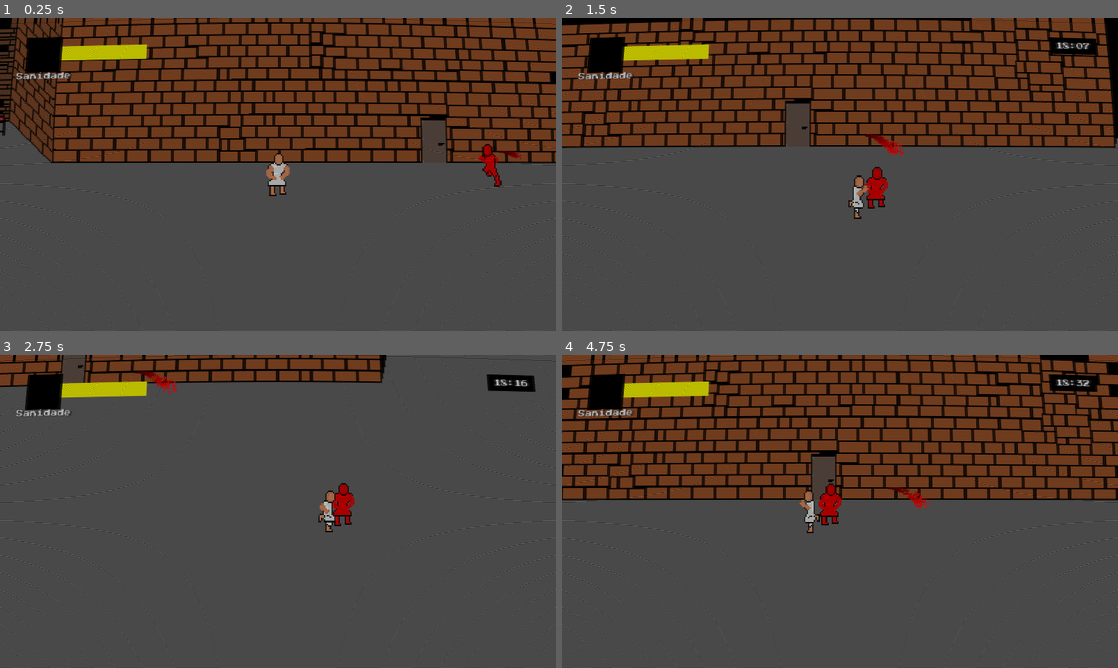
Above: before the commit, frames 1-4 (two rows, left to right).
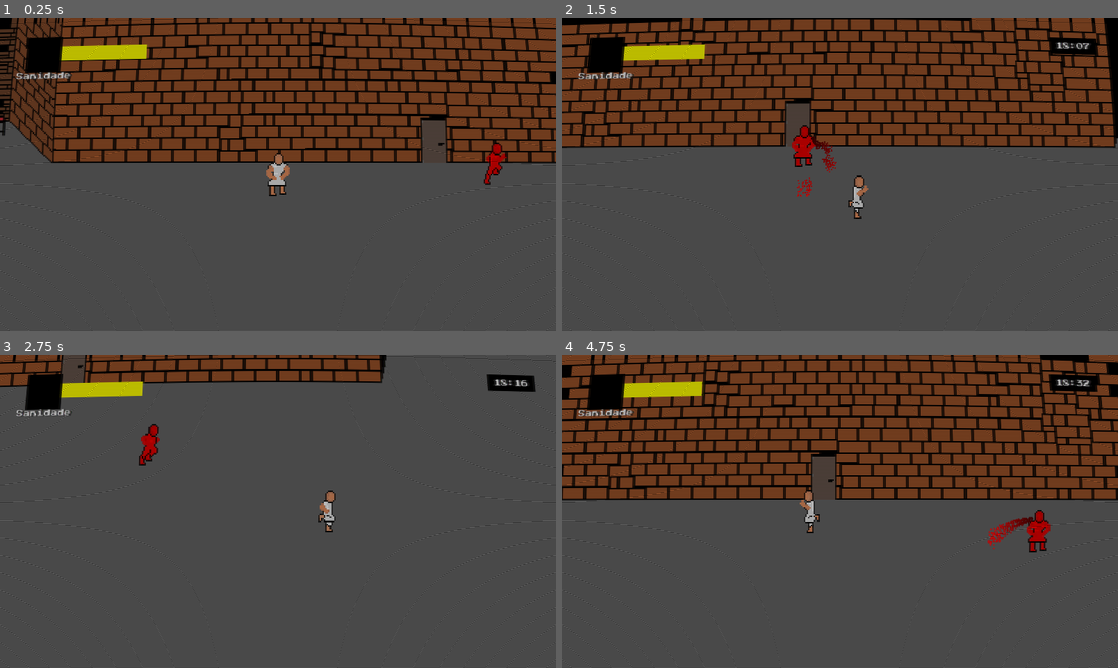
Above: after the commit, the same moments.

Repository: FarofaFaction/Criascript-Jam-Game
Game: Godot game, scene res://Game/Room/room.tscn
Same seed, same stepped clock (60 frames per second), same inputs: the game is played once before the commit and once after it. This scene is started directly instead of the project's main scene.
Inputs:
- Up to frame 1 (0.25 s): no input
- Up to frame 2 (1.5 s): hold Right (ui_right) 0.53-1.28 s; hold Shift (Run) 0.53-1.28 s; hold Down (ui_down) from 1.28 s (still down); tap Shift (Run) at 1.35 s
- Up to frame 3 (2.75 s): release Down (ui_down) at 2.03 s; hold Right (ui_right) from 2.03 s (still down); hold Shift (Run) from 2.03 s (still down)
- Up to frame 4 (4.75 s): release Right (ui_right) at 2.78 s; release Shift (Run) at 2.78 s; hold Up (ui_up) 2.78-3.53 s; tap Shift (Run) at 2.85, 4.35 s; hold Shift (Run) 3.53-4.28 s; hold Left (ui_left) from 3.53 s (still down)

The runs differ from the first frame. In frame 1, 0.4% of the frame differs, in the area x 86-94%, y 39-54%; in frame 2, 1.1%; in frame 3, 0.8%; in frame 4, 1.2%, in the area x 25-88%, y 8-64%.

Commit message:
Update-Enemy

Diff:
--- a/Game/Enemy/State_VomitAtack.gd
+++ b/Game/Enemy/State_VomitAtack.gd
@@ -1,6 +1,9 @@
 extends State
 class_name EnemyVomitAtack
 
+var _vomited_object
+@export var vomit_raycast: RayCast2D
+@export var vomit : GPUParticles2D
 @export var enemy : Enemy
 @export var vomit_duration := 1
 @export var vomit_timer : Timer
@@ -8,13 +11,16 @@
 
 func Enter():
 	print("StartVomitAtack")
-	if (!enemy || !vomit_timer):
+	if (!enemy || !vomit_timer || !vomit || !vomit_raycast):
 		print("Eenter EnemyVomitAtack (!enemy || !vomit_timer):")
 		return
 	vomit_timer.connect("timeout", vomit_timeout)
+	vomit_timer.wait_time = vomit_duration
 	vomit_timer.start()
+	vomit.emitting = true
 
 func Exit():
+	vomit.emitting = false
 	vomit_timer.disconnect("timeout", vomit_timeout)
 	pass
 
@@ -31,14 +37,20 @@
 	if (!enemy.LastTarget):
 		Transitioned.emit(self, "EnemyIdle")
 		return
-
-	_direction = (enemy.global_position - enemy.LastTarget.global_position).normalized()
+	#_direction = (enemy.global_position - enemy.LastTarget.global_position).normalized()
+	vomit.look_at(enemy.LastTarget.global_position)
+	vomit_raycast.look_at(enemy.LastTarget.global_position)
+	_vomited_object = vomit_raycast.get_collider()
+	if (_vomited_object && (_vomited_object.get_parent() == enemy.LastTarget)):
+		if enemy.LastTarget is PlayerClass:
+			enemy.LastTarget.take_damage(0.5)
+		pass
 	pass
 
 func vomit_timeout():
 	print("Vomit Timer Timeout")
 	if enemy.DetectionArea:
-		if enemy.DetectionArea.overlaps_body(enemy.LastTarget):
+		if enemy.DetectionArea.overlaps_area(enemy.LastTarget.Hitbox):
 			enemy.Target = enemy.LastTarget
 	Transitioned.emit(self, "EnemyFollow")
 	pass
--- a/Game/Enemy/State_follow.gd
+++ b/Game/Enemy/State_follow.gd
@@ -3,33 +3,50 @@
 
 @export var enemy : Enemy
 var _move_direction : Vector2 = Vector2.ZERO
+var timer: Timer
+
+var random_radius = 15.0
+var random_offset = Vector2(
+	randf_range(-random_radius, random_radius),
+	randf_range(-random_radius, random_radius)
+)
 
 func Enter():
 	if (!enemy || !enemy.DetectionArea):
 		print("Eenter EnemyFollow (!enemy || !enemy.DetectionArea):")
 		return
-	enemy.DetectionArea.connect("body_exited", body_shape_exited)
+	#timer = Timer.new()
+	#timer.wait_time = 1
+	#timer.start()
+	enemy.DetectionArea.connect("area_exited", body_area_exited)
 
 func Exit():
-	if (!enemy || !enemy.DetectionArea):
+	if (!enemy || !enemy.DetectionArea || !enemy.Target is PlayerClass):
 		print("Exit EnemyFollow (!enemy || !enemy.DetectionArea):")
 		return
+	#timer.queue_free()
+	#timer = null
 	enemy.Target = null
-	enemy.DetectionArea.disconnect("body_exited", body_shape_exited)
+	print("Exit Follow State")
+	enemy.DetectionArea.disconnect("area_exited", body_area_exited)
 	pass
 
 func Update():
+
+	pass
+
+func Physics_Update():
 	if (!enemy):
 		return
 	if (!enemy.Target || !enemy.SelfArea):
 		Transitioned.emit(self, "EnemyIdle")
 		return
-	pass
 
-func Physics_Update():
-	_move_direction = enemy.Target.global_position - enemy.global_position
+	var target_position = enemy.Target.global_position
+	var random_target_position = target_position + random_offset
+	_move_direction = random_target_position - enemy.global_position
 
-	if  !(enemy.SelfArea.overlaps_body(enemy.Target)):
+	if  !(enemy.SelfArea.overlaps_area(enemy.Target.Hitbox)):
 		enemy.velocity = _move_direction.normalized() * enemy.speed
 	else:
 		enemy.velocity = Vector2.ZERO
@@ -37,8 +54,9 @@
 		Transitioned.emit(self, "EnemyVomitAtack")
 	pass
 
-func body_shape_exited(body):
-	if (body == enemy.Target):
+func body_area_exited(area):
+	var body = area.get_parent()
+	if (body && body == enemy.Target):
 		print(body.name + " Exited on " + self.name + " Detection Area (Follow)")
 		Transitioned.emit(self, "EnemyIdle")
 	pass
--- a/Game/Enemy/State_idle.gd
+++ b/Game/Enemy/State_idle.gd
@@ -12,11 +12,11 @@
 func Enter():
 	if !enemy:
 		return
-	enemy.DetectionArea.connect("body_entered", body_shape_entered)
+	enemy.DetectionArea.connect("area_entered", body_area_entered)
 	randomize_wander()
 
 func Exit():
-	enemy.DetectionArea.disconnect("body_entered", body_shape_entered)
+	enemy.DetectionArea.disconnect("area_entered", body_area_entered)
 	pass
 
 func Update():
@@ -29,14 +29,16 @@
 func Physics_Update():
 	if !enemy:
 		Transitioned.emit(self, "EnemyFollow")
+	move_direction = Vector2(0, -1)
 	enemy.velocity = move_direction * (enemy.speed / 5)
 
 	if (enemy.Target):
 		Transitioned.emit(self, "EnemyFollow")
 	pass
 
-func body_shape_entered(body):
-	if !body.is_in_group("Player"):
+func body_area_entered(area):
+	var body = area.get_parent()
+	if !body || !body.is_in_group("Player"):
 		print(body.name + ",Invalid Entered on " + self.name + " Detection Area (Idle)")
 		return
 	print(body.name + " Entered on " + self.name + " Detection Area (Idle)")
--- a/Game/Enemy/enemy.gd
+++ b/Game/Enemy/enemy.gd
@@ -1,13 +1,13 @@
 extends CharacterBody2D
 class_name Enemy
 
-@export var LastTarget : Node
-@export var Target : Node
+var LastTarget : Node
+var Target : Node
 @export var DetectionArea : Area2D
 @export var SelfArea : Area2D
 @export var speed: int = 100
 @export var animationPlayer : AnimatedSprite2D
-@export var player: CharacterBody2D
+#@export var player: CharacterBody2D
 
 func _physics_process(_delta: float) -> void:
 
--- a/Game/Player/player.gd
+++ b/Game/Player/player.gd
@@ -1,7 +1,10 @@
 extends CharacterBody2D
+class_name PlayerClass
 
 @export var spritePlayer: AnimatedSprite2D
-var Sanity = 100
+@export var Hitbox :Area2D
+
+var Sanity := 100.0
 const SPEED = 100.0
 const JUMP_VELOCITY = -400.0
 
@@ -31,3 +34,6 @@
 			spritePlayer.flip_h = false
 		#print("Gabriel")
 	move_and_slide()
+
+func take_damage(damage: float):
+	Sanity -= damage
--- a/Game/Room/room.tscn
+++ b/Game/Room/room.tscn
@@ -102,14 +102,14 @@
 [sub_resource type="RectangleShape2D" id="RectangleShape2D_shqjl"]
 size = Vector2(14, 5)
 
+[sub_resource type="RectangleShape2D" id="RectangleShape2D_cgdn2"]
+size = Vector2(10, 25)
+
 [sub_resource type="CircleShape2D" id="CircleShape2D_8ubhu"]
 radius = 129.557
 
 [sub_resource type="CircleShape2D" id="CircleShape2D_318iq"]
-radius = 21.0238
-
-[sub_resource type="RectangleShape2D" id="RectangleShape2D_odx0j"]
-size = Vector2(16, 6.5)
+radius = 16.0
 
 [sub_resource type="Gradient" id="Gradient_cqdvo"]
 offsets = PackedFloat32Array(0.0549451, 0.879121)
@@ -120,11 +120,14 @@
 
 [sub_resource type="ParticleProcessMaterial" id="ParticleProcessMaterial_phj88"]
 particle_flag_disable_z = true
-spread = 7.273
-initial_velocity_min = 40.0
-initial_velocity_max = 60.0
+spread = 10.0
+initial_velocity_min = 60.0
+initial_velocity_max = 70.0
 gravity = Vector3(0, 96, 0)
 color_ramp = SubResource("GradientTexture1D_qalwi")
+
+[sub_resource type="RectangleShape2D" id="RectangleShape2D_odx0j"]
+size = Vector2(16, 6.5)
 
 [node name="Room" type="Node2D"]
 y_sort_enabled = true
@@ -342,13 +345,15 @@
 occluder = SubResource("OccluderPolygon2D_gjdmj")
 occluder_light_mask = 2
 
-[node name="Player" type="CharacterBody2D" parent="." node_paths=PackedStringArray("spritePlayer") groups=["Player"]]
+[node name="Player" type="CharacterBody2D" parent="." node_paths=PackedStringArray("spritePlayer", "Hitbox") groups=["Player"]]
 y_sort_enabled = true
 position = Vector2(952, 431)
 collision_layer = 2
 collision_mask = 2
+motion_mode = 1
 script = ExtResource("1_oiii0")
 spritePlayer = NodePath("Sprite")
+Hitbox = NodePath("Hitbox")
 metadata/_edit_group_ = true
 
 [node name="Sprite" type="AnimatedSprite2D" parent="Player"]
@@ -386,28 +391,38 @@
 zoom = Vector2(5, 5)
 position_smoothing_enabled = true
 
-[node name="Enemy" type="CharacterBody2D" parent="." node_paths=PackedStringArray("DetectionArea", "SelfArea", "animationPlayer", "player")]
+[node name="Hitbox" type="Area2D" parent="Player"]
+collision_layer = 2147483648
+collision_mask = 0
+
+[node name="Hitbox" type="CollisionShape2D" parent="Player/Hitbox"]
+position = Vector2(0, 0.5)
+shape = SubResource("RectangleShape2D_cgdn2")
+
+[node name="Enemy" type="CharacterBody2D" parent="." node_paths=PackedStringArray("DetectionArea", "SelfArea", "animationPlayer")]
 y_sort_enabled = true
-position = Vector2(1103, 424)
-collision_layer = 0
+position = Vector2(1102, 428)
+collision_layer = 2
 collision_mask = 2
+motion_mode = 1
 script = ExtResource("6_yuitw")
 DetectionArea = NodePath("DetectionArea")
 SelfArea = NodePath("SelfArea")
+speed = 100
 animationPlayer = NodePath("Sprite")
-player = NodePath("../Player")
 metadata/_edit_group_ = true
+metadata/_edit_pinned_properties_ = [&"DetectionArea", &"SelfArea", &"speed", &"animationPlayer"]
 
 [node name="DetectionArea" type="Area2D" parent="Enemy"]
-collision_layer = 3
-collision_mask = 3
+collision_layer = 0
+collision_mask = 2147483648
 
 [node name="CollisionShape2D" type="CollisionShape2D" parent="Enemy/DetectionArea"]
 shape = SubResource("CircleShape2D_8ubhu")
 
 [node name="SelfArea" type="Area2D" parent="Enemy"]
-collision_layer = 3
-collision_mask = 3
+collision_layer = 0
+collision_mask = 2147483648
 
 [node name="CollisionShape2D" type="CollisionShape2D" parent="Enemy/SelfArea"]
 position = Vector2(0, 12)
@@ -419,36 +434,48 @@
 animation = &"Idle"
 autoplay = "Idle"
 
-[node name="CollisionShape2D" type="CollisionShape2D" parent="Enemy"]
-position = Vector2(0, 12)
-shape = SubResource("RectangleShape2D_odx0j")
-
-[node name="State Machine" type="Node" parent="Enemy" node_paths=PackedStringArray("initial_state")]
-script = ExtResource("7_u8mnb")
-initial_state = NodePath("EnemyIdle")
-
-[node name="EnemyIdle" type="Node" parent="Enemy/State Machine" node_paths=PackedStringArray("enemy")]
-script = ExtResource("8_wevek")
-enemy = NodePath("../..")
-
-[node name="EnemyFollow" type="Node" parent="Enemy/State Machine" node_paths=PackedStringArray("enemy")]
-script = ExtResource("9_hlltg")
-enemy = NodePath("../..")
-
-[node name="EnemyVomitAtack" type="Node" parent="Enemy/State Machine" node_paths=PackedStringArray("enemy", "vomit_timer")]
-script = ExtResource("12_8mu51")
-enemy = NodePath("../..")
-vomit_timer = NodePath("Timer")
-
-[node name="Timer" type="Timer" parent="Enemy/State Machine/EnemyVomitAtack"]
-wait_time = 3.0
-one_shot = true
-
-[node name="VomitSpray" type="GPUParticles2D" parent="Enemy/State Machine/EnemyVomitAtack"]
-position = Vector2(1105, 415)
-rotation = -0.0748316
+[node name="VomitAtack" type="Node2D" parent="Enemy/Sprite"]
+
+[node name="VomitSpray" type="GPUParticles2D" parent="Enemy/Sprite/VomitAtack"]
+position = Vector2(2, -9)
+emitting = false
 amount = 300
 process_material = SubResource("ParticleProcessMaterial_phj88")
 lifetime = 0.5
 explosiveness = 0.1
-fixed_fps = 12
+fixed_fps = 10
+collision_base_size = 2.0
+
+[node name="VomitRayCast" type="RayCast2D" parent="Enemy/Sprite/VomitAtack"]
+position = Vector2(1, 1)
+target_position = Vector2(24, 0)
+collision_mask = 2147483648
+collide_with_areas = true
+collide_with_bodies = false
+
+[node name="CollisionShape2D" type="CollisionShape2D" parent="Enemy"]
+position = Vector2(0, 12)
+shape = SubResource("RectangleShape2D_odx0j")
+
+[node name="State Machine" type="Node" parent="Enemy" node_paths=PackedStringArray("initial_state")]
+script = ExtResource("7_u8mnb")
+initial_state = NodePath("EnemyIdle")
+
+[node name="EnemyIdle" type="Node" parent="Enemy/State Machine" node_paths=PackedStringArray("enemy")]
+script = ExtResource("8_wevek")
+enemy = NodePath("../..")
+
+[node name="EnemyFollow" type="Node" parent="Enemy/State Machine" node_paths=PackedStringArray("enemy")]
+script = ExtResource("9_hlltg")
+enemy = NodePath("../..")
+
+[node name="EnemyVomitAtack" type="Node" parent="Enemy/State Machine" node_paths=PackedStringArray("vomit_raycast", "vomit", "enemy", "vomit_timer")]
+script = ExtResource("12_8mu51")
+vomit_raycast = NodePath("../../Sprite/VomitAtack/VomitRayCast")
+vomit = NodePath("../../Sprite/VomitAtack/VomitSpray")
+enemy = NodePath("../..")
+vomit_timer = NodePath("Timer")
+
+[node name="Timer" type="Timer" parent="Enemy/State Machine/EnemyVomitAtack"]
+wait_time = 3.0
+one_shot = true
Not shown: 1 places in Game/Room/room.tscn that only renumber resources
